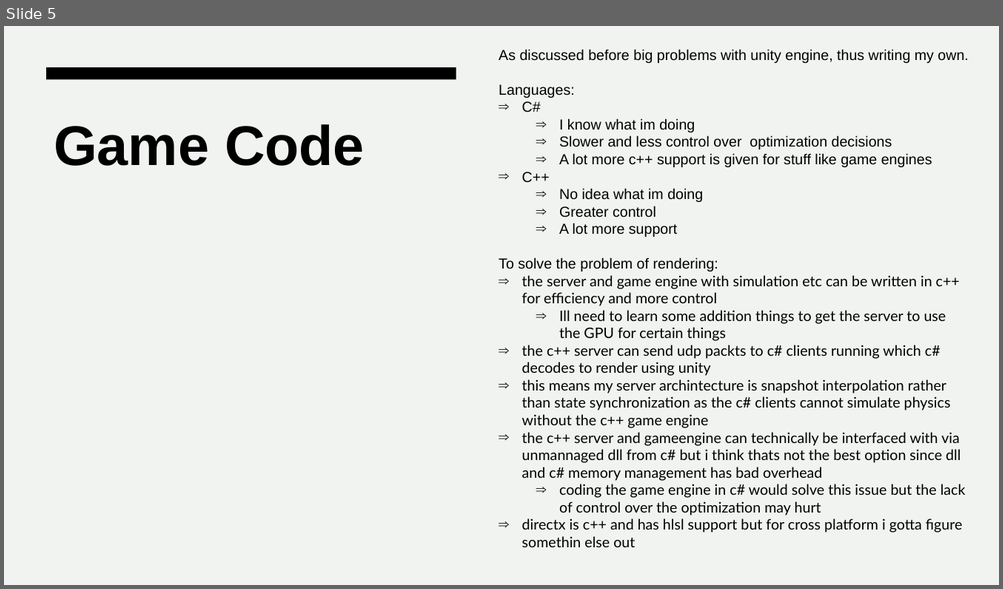
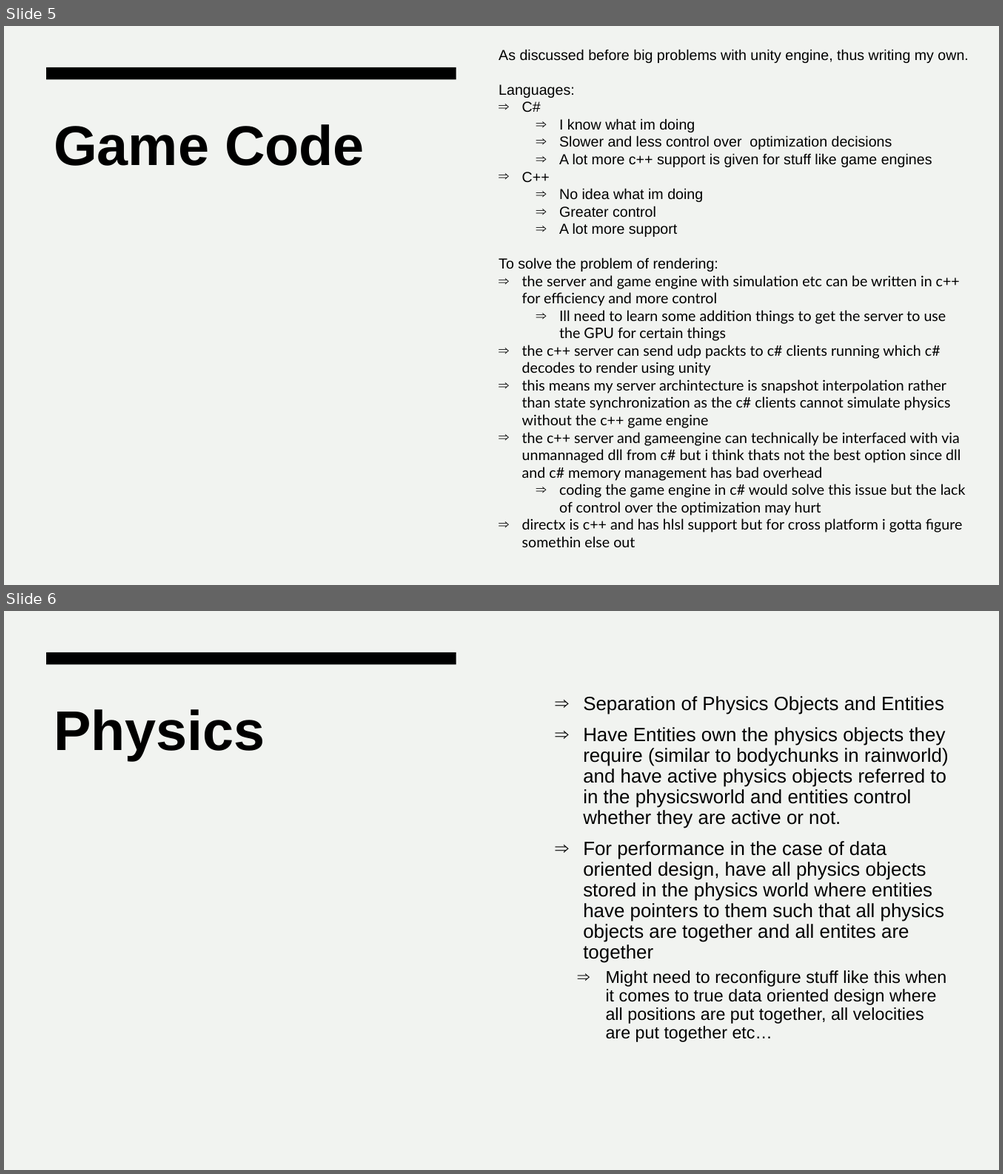
Before and after one commit to randomuserhi/Enter-the-Deep, a slide deck: Enter the Deep Devlog.pptx. Shown one above the other, each under a label of ours: slide 5 before the commit, slides 5 and 6 after it. The pictures are 1003x589 and 1003x1174 pixels, drawn with LibreOffice and Linux fonts; fonts in the diff are those of the drawing. Boxes give left, top, right and bottom in pixels: in the first picture for what was removed or moved away, otherwise in the second. Text is boxed around its words. In the diff, an @@ line names an element or a change of style, - is before the commit and + after.

```diff
--- a/Enter the Deep Devlog.pptx
+++ b/Enter the Deep Devlog.pptx
@@ slide 6 added at (4, 611, 999, 1170), background #F1F3F0; not listed: 1 template element that a slide beside it also shows @@
@@ text added at (583, 696, 948, 1042), 18.5 pt, text #000000 @@
+⇒ Separation of Physics Objects and Entities
+⇒ Have Entities own the physics objects they require (similar to bodychunks in rainworld) and have active physics objects referred to in the physicsworld and entities control whether they are active or not.
+⇒ For performance in the case of data oriented design, have all physics objects stored in the physics world where entities have pointers to them such that all physics objects are together and all entites are together
+  ⇒ Might need to reconfigure stuff like this when it comes to true data oriented design where all positions are put together, all velocities are put together etc…
@@ title added at (54, 709, 265, 760), 54 pt, text #000000, bold @@
+Physics
```
Also in this commit, not shown: 3 other files.
